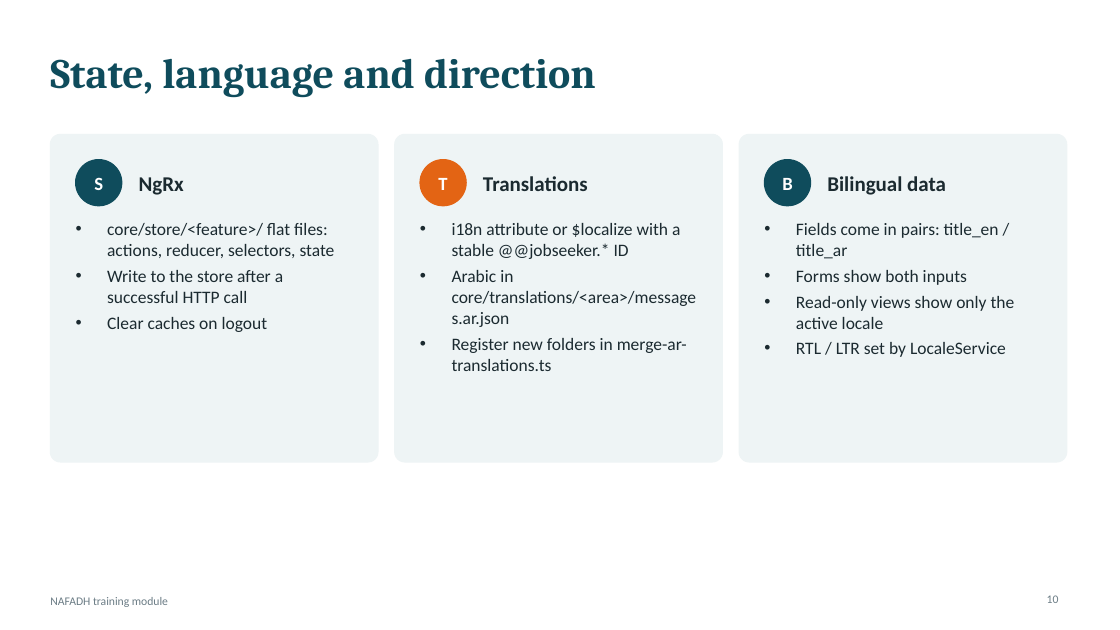
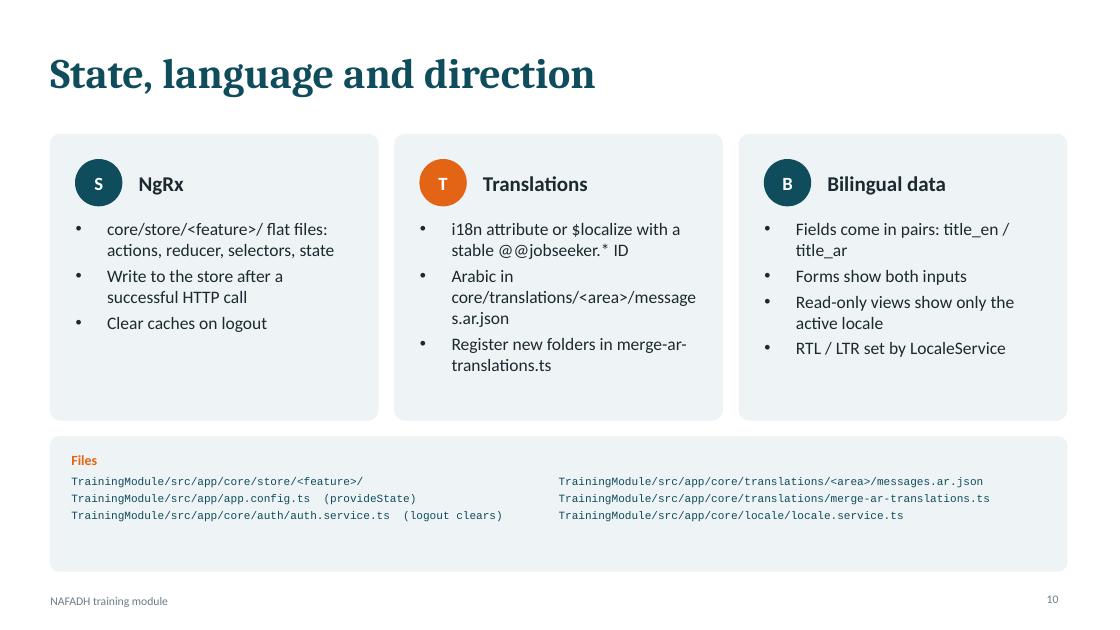
Before and after one commit to TRA-Projects/nafadh_trainning, a slide deck: slide 10 of docs/training-standards.pptx. Drawn at 1120x630 pixels with LibreOffice and Linux fonts; fonts in the diff are those of the drawing. Boxes give left, top, right and bottom in pixels: in the first picture for what was removed or moved away, otherwise in the second. Text is boxed around its words. In the diff, an @@ line names an element or a change of style, - is before the commit and + after.

```diff
--- a/docs/training-standards.pptx
+++ b/docs/training-standards.pptx
@@ rounded rectangle: place and size @@
-rounded rectangle at box(50, 134, 378, 462)
+rounded rectangle at box(50, 134, 378, 420)
@@ rounded rectangle: place and size @@
-rounded rectangle at box(395, 134, 723, 462)
+rounded rectangle at box(395, 134, 723, 420)
@@ proportions changed in 3 elements at box(50, 134, 378, 420), box(395, 134, 723, 420), box(739, 134, 1067, 420) @@
@@ rounded rectangle: place and size @@
-rounded rectangle at box(739, 134, 1067, 462)
+rounded rectangle at box(739, 134, 1067, 420)
@@ rounded rectangle added at box(50, 437, 1067, 571), fill #EEF4F5, outline #EEF4F5 1 pt @@
@@ text added at box(71, 455, 97, 465), 12 pt, text #E36414, bold @@
+Files
@@ text added at box(71, 477, 502, 522), 9.5 pt, text #0F4C5C @@
+TrainingModule/src/app/core/store/<feature>/
+TrainingModule/src/app/app.config.ts (provideState)
+TrainingModule/src/app/core/auth/auth.service.ts (logout clears)
@@ text added at box(559, 477, 990, 522), 9.5 pt, text #0F4C5C @@
+TrainingModule/src/app/core/translations/<area>/messages.ar.json
+TrainingModule/src/app/core/translations/merge-ar-translations.ts
+TrainingModule/src/app/core/locale/locale.service.ts
```
Also in this commit, not shown: 11 other slides changed.
